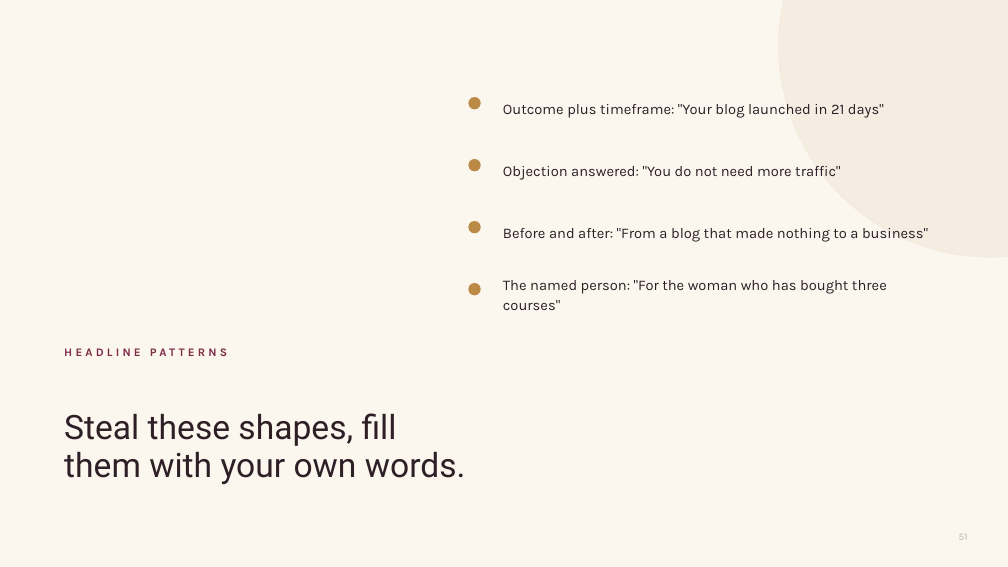
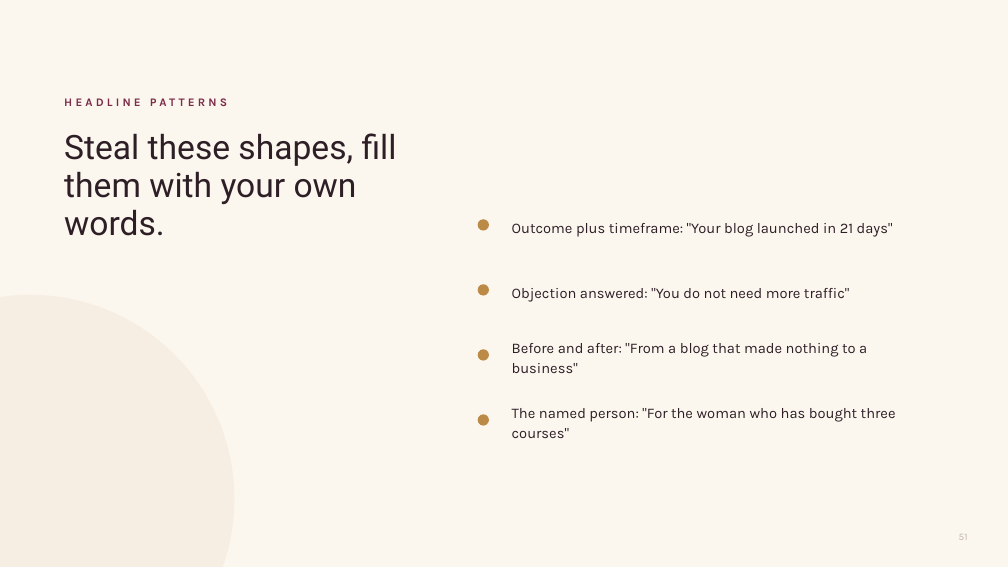
Before and after one commit to genasbury12/blb-site, a slide deck: slide 51 of BLB-Course-Deck-Template.pptx. Drawn at 1008x567 pixels with LibreOffice and Linux fonts; fonts in the diff are those of the drawing. Boxes give left, top, right and bottom in pixels: in the first picture for what was removed or moved away, otherwise in the second. Text is boxed around its words. In the diff, an @@ line names an element or a change of style, - is before the commit and + after.

```diff
--- a/BLB-Course-Deck-Template.pptx
+++ b/BLB-Course-Deck-Template.pptx
@@ text "HEADLINE PATTERNS": place and size @@
-text "HEADLINE PATTERNS" at [64,348,227,356]
+text "HEADLINE PATTERNS" at [64,98,227,106]
@@ text "HEADLINE PATTERNS" at [64,98,227,106]: vertical alignment middle to top @@
@@ ellipse removed at [469,98,480,109] @@
@@ text "Steal these shapes, fill them ..." at [64,133,397,236]: vertical alignment middle to top @@
@@ text "Steal these shapes, fill them ...": place and size @@
-text "Steal these shapes, fill them ..." at [64,413,466,484]
+text "Steal these shapes, fill them ..." at [64,133,397,236]
@@ text "Outcome plus timeframe: "Your blog ...": place and size @@
-text "Outcome plus timeframe: "Your blog ..." at [503,104,884,118]
+text "Outcome plus timeframe: "Your blog ..." at [512,223,893,237]
@@ ellipse: place and size @@
-ellipse at [469,160,480,171]
+ellipse at [478,219,489,231]
@@ text "Objection answered: "You do not ...": place and size @@
-text "Objection answered: "You do not ..." at [503,166,840,180]
+text "Objection answered: "You do not ..." at [512,288,849,302]
@@ ellipse: place and size @@
-ellipse at [779,0,1008,257]
+ellipse at [0,295,234,567]
@@ ellipse at [0,295,234,567]: fill #F4EBDE at 75% opacity to #F4EBDE at 70% opacity; outline #F4EBDE 1 pt to none @@
@@ ellipse: place and size @@
-ellipse at [469,222,480,233]
+ellipse at [478,284,489,296]
@@ outline #BC8A47 1 pt to none in 3 elements at [478,219,489,231], [478,284,489,296], [478,349,489,361] @@
@@ ellipse: place and size @@
-ellipse at [469,284,480,295]
+ellipse at [478,349,489,361]
@@ text "Before and after: "From a ..." rewrapped from [503,228,928,242] to [512,343,867,373] @@
@@ ellipse added at [478,414,489,426], fill #BC8A47 @@
@@ text "The named person: "For the ...": place and size @@
-text "The named person: "For the ..." at [503,280,887,310]
+text "The named person: "For the ..." at [512,408,896,438]
```
Also in this commit, not shown: 99 other slides changed, 1 other file.
